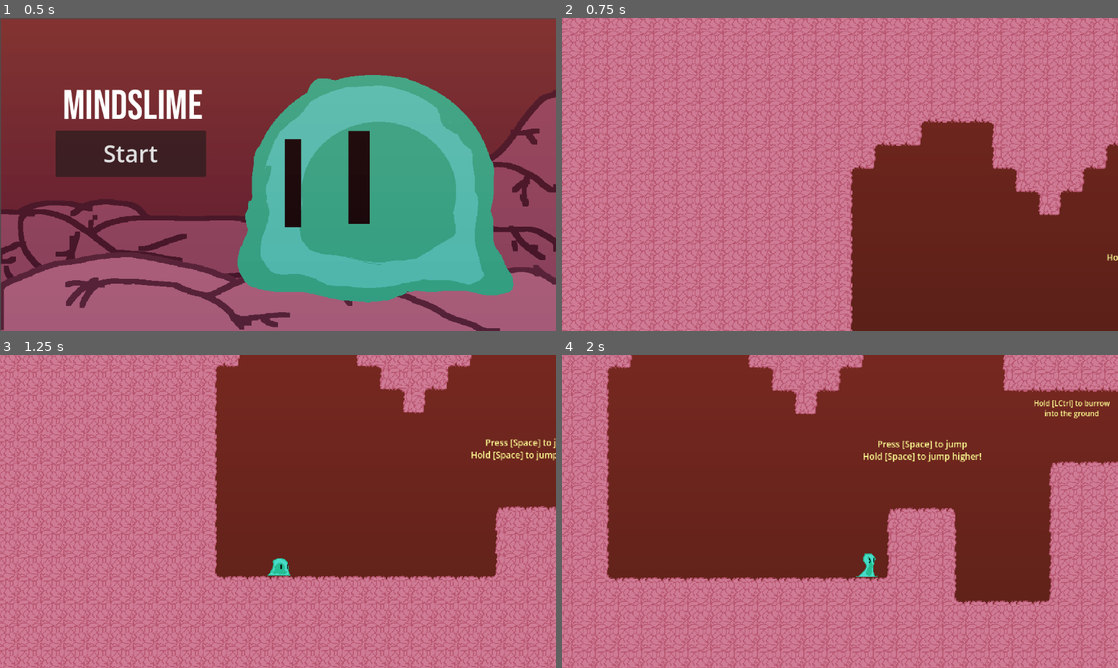
Above: before the commit, frames 1-4 (two rows, left to right).
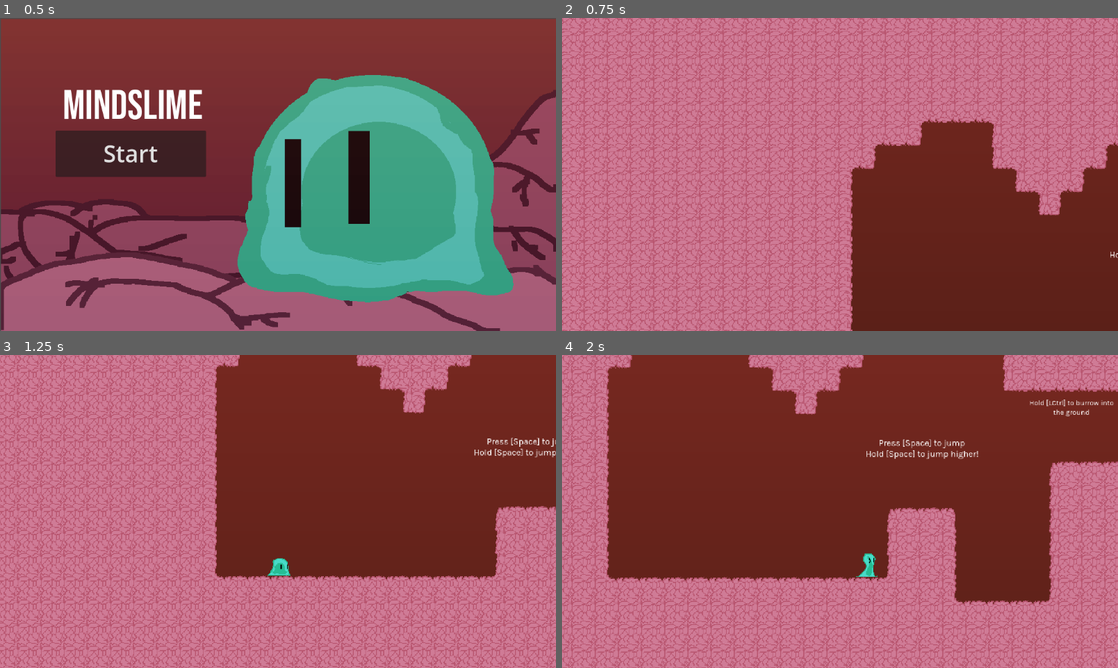
Above: after the commit, the same moments.

Repository: HeyItsEquin/Platformer
Game: Godot game, scene res://MainMenu.tscn
Same seed, same stepped clock (60 frames per second), same inputs: the game is played once before the commit and once after it.
Inputs:
- Up to frame 1 (0.5 s): no input
- Up to frame 2 (0.75 s): click "Start" at 0.5 s
- Up to frame 3 (1.25 s): no input
- Up to frame 4 (2 s): tap Space (wall_jump) at 1.25, 1.52 s; hold D (move_right) from 1.28 s (still down); hold Ctrl (burrow) from 1.28 s (still down)

Frame 1 is identical in both runs. In frame 2, less than 0.1% of the frame differs, in the area x 98-100%, y 74-78%; in frame 3, 0.5%; in frame 4, 1.0%, in the area x 54-100%, y 14-35%.

Commit message:
Push final ship

Diff:
--- a/Scenes/Level1/Level1.tscn
+++ b/Scenes/Level1/Level1.tscn
@@ -7,6 +7,7 @@
 [ext_resource type="PackedScene" uid="uid://dsi5j3d5qv81h" path="res://Scenes/LightningGate/LightningGate.tscn" id="4_teab5"]
 [ext_resource type="PackedScene" uid="uid://h38vqs7lc70b" path="res://Scenes/Checkpoint/Checkpoint.tscn" id="5_ti6lw"]
 [ext_resource type="PackedScene" uid="uid://cd0d0kx2v03l1" path="res://Scenes/LightningGate/LightningGatePeriodic.tscn" id="6_hbmps"]
+[ext_resource type="FontFile" uid="uid://dhshm3mdmfvrc" path="res://Assets/Fonts/Karla-VariableFont_wght.ttf" id="8_hrs7e"]
 [ext_resource type="PackedScene" uid="uid://dfekhlj6siadm" path="res://Scenes/LevelEnd/LevelEnd.tscn" id="8_iil5s"]
 
 [sub_resource type="TileSetAtlasSource" id="TileSetAtlasSource_hluqf"]
@@ -225,7 +226,7 @@
 offset_top = 464.0
 offset_right = 870.0
 offset_bottom = 569.0
-theme_override_colors/default_color = Color(1, 1, 0.5803922, 1)
+theme_override_fonts/normal_font = ExtResource("8_hrs7e")
 theme_override_font_sizes/normal_font_size = 12
 text = "Press [Space] to jump
 Hold [Space] to jump higher!"
@@ -237,7 +238,7 @@
 offset_top = 409.0
 offset_right = 1048.0
 offset_bottom = 449.0
-theme_override_colors/default_color = Color(1, 1, 0.5803922, 1)
+theme_override_fonts/normal_font = ExtResource("8_hrs7e")
 theme_override_font_sizes/normal_font_size = 10
 text = "Hold [LCtrl] to burrow into the ground"
 horizontal_alignment = 1
@@ -248,7 +249,7 @@
 offset_top = 602.0
 offset_right = 1711.0
 offset_bottom = 654.0
-theme_override_colors/default_color = Color(1, 1, 0.5803922, 1)
+theme_override_fonts/normal_font = ExtResource("8_hrs7e")
 theme_override_font_sizes/normal_font_size = 10
 text = "Hold [LCtrl] to burrow into the ground and then press [Space] to perform a burrow jump"
 horizontal_alignment = 1
@@ -259,7 +260,7 @@
 offset_top = -107.0
 offset_right = 762.0
 offset_bottom = -55.0
-theme_override_colors/default_color = Color(1, 1, 0.5803922, 1)
+theme_override_fonts/normal_font = ExtResource("8_hrs7e")
 theme_override_font_sizes/normal_font_size = 10
 text = "Neurons emit dangerous electricity that will kill you if you touch it"
 horizontal_alignment = 1
@@ -270,7 +271,7 @@
 offset_top = -493.0
 offset_right = 941.0
 offset_bottom = -441.0
-theme_override_colors/default_color = Color(1, 1, 0.5803922, 1)
+theme_override_fonts/normal_font = ExtResource("8_hrs7e")
 theme_override_font_sizes/normal_font_size = 10
 text = "Hold [LCtrl] while pushing against an infected wall to burrow into it.
 You can even do this midair!"
@@ -282,7 +283,7 @@
 offset_top = -940.0
 offset_right = 1084.0
 offset_bottom = -888.0
-theme_override_colors/default_color = Color(1, 1, 0.5803922, 1)
+theme_override_fonts/normal_font = ExtResource("8_hrs7e")
 theme_override_font_sizes/normal_font_size = 10
 text = "Press [Space] while burrowed into a wall to jump out of it"
 horizontal_alignment = 1
Binary file added: Assets/Fonts/Karla-VariableFont_wght.ttf
Not shown, added: Assets/Fonts/Karla-VariableFont_wght.ttf.import
Not shown, added: Assets/sprites/Spike.png.import
Not shown, added: Builds/BrainSlime.apple-touch-icon.png.import
Not shown, added: Builds/BrainSlime.icon.png.import
Not shown, added: Builds/BrainSlime.png.import
Not shown, added: Builds/BrainSlime.apple-touch-icon.png
Not shown, added: Builds/BrainSlime.audio.position.worklet.js
Not shown, added: Builds/BrainSlime.audio.worklet.js
Not shown, added: Builds/BrainSlime.html
Not shown, added: Builds/BrainSlime.icon.png
Not shown, added: Builds/BrainSlime.js
(and 3 more such lines)
